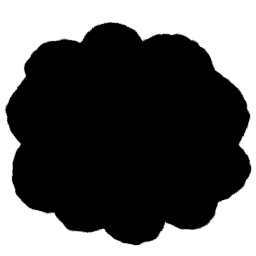
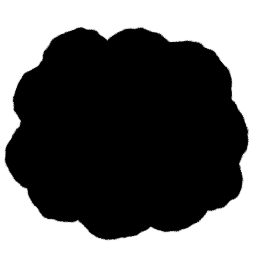
Revision of a layered w=256, h=256 image; what changed, layer by layer:
pixels changed over [3, 21, 252, 247] (layer not identified)
